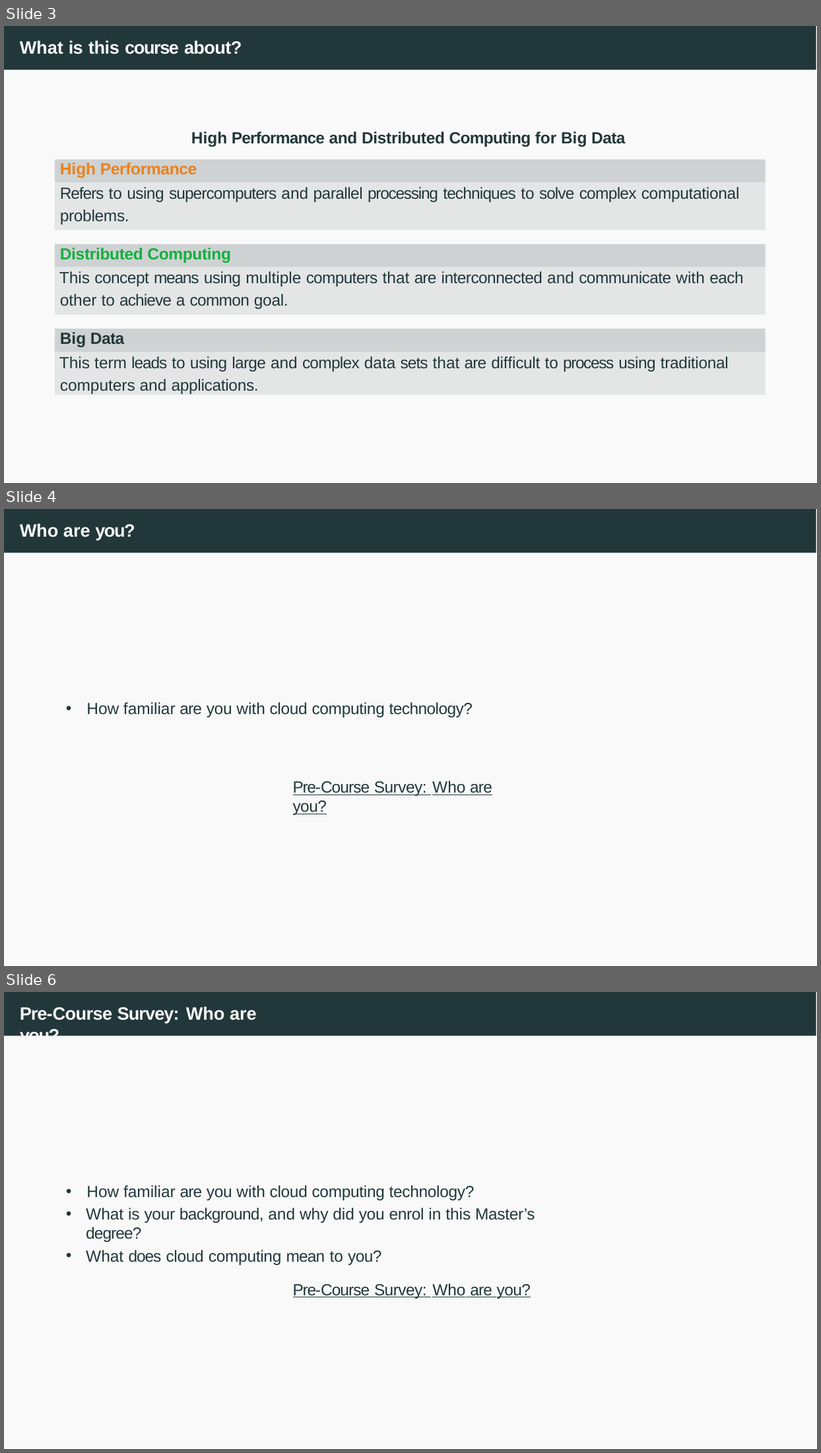
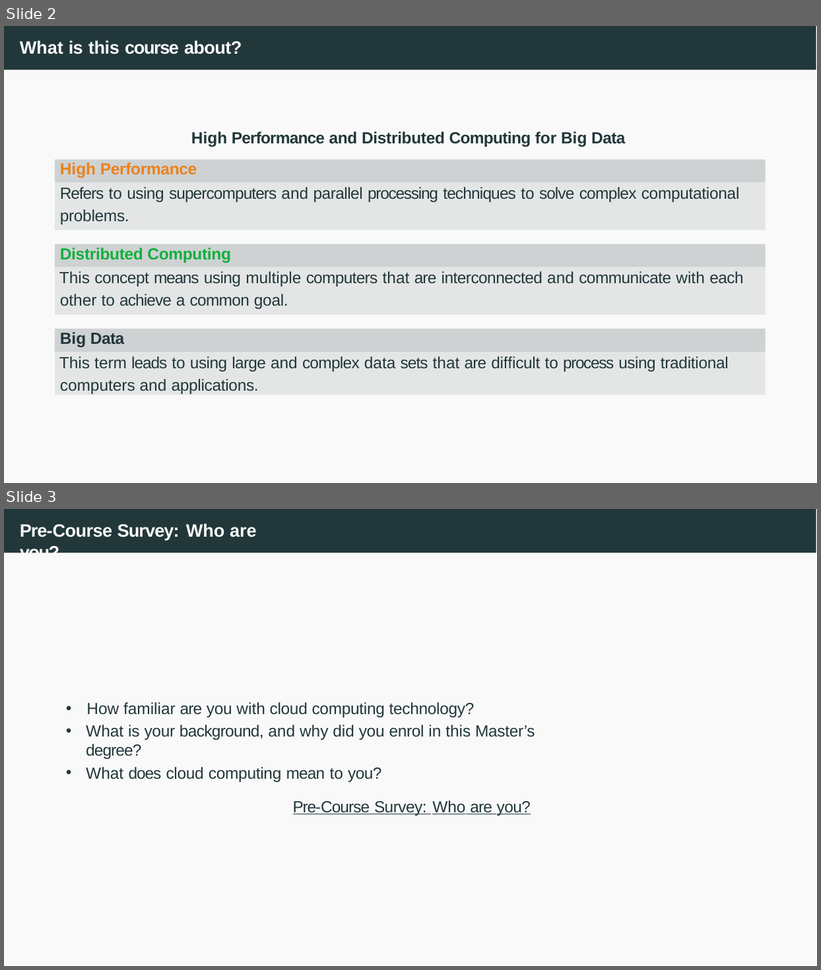
Before and after one commit to francescsolsonatehas/HPDCB, a slide deck: src/slides/Session 1 and 2 - Introduction to Cloud Computing + Github Pages-2026.pptx. Shown one above the other, each under a label of ours: slides 3, 4 and 6 before the commit, slides 2 and 3 after it; the slides between them are not shown. The pictures are 821x1453 and 821x970 pixels, drawn with LibreOffice and Linux fonts; fonts in the diff are those of the drawing. Boxes give left, top, right and bottom in pixels: in the first picture for what was removed or moved away, otherwise in the second. Text is boxed around its words. In the diff, an @@ line names an element or a change of style, - is before the commit and + after.

```diff
--- a/src/slides/Session 1 and 2 - Introduction to Cloud Computing + Github Pages-2026.pptx
+++ b/src/slides/Session 1 and 2 - Introduction to Cloud Computing + Github Pages-2026.pptx
@@ slide 4 removed at (4, 509, 817, 966), background #FFFFFF; not listed: 2 template elements that a slide beside it also shows @@
@@ title removed at (20, 524, 135, 540) @@
-Who are you?
@@ text removed at (86, 702, 473, 718) @@
-• How familiar are you with cloud computing technology?
@@ text removed at (293, 781, 492, 815) @@
-Pre-Course Survey: Who are you?
@@ what was slide 3 is now slide 2 @@
@@ what was slide 6 is now slide 3 @@
```
Also in this commit, not shown: 3 slides changed, 4 other slides removed, 3 other files.
